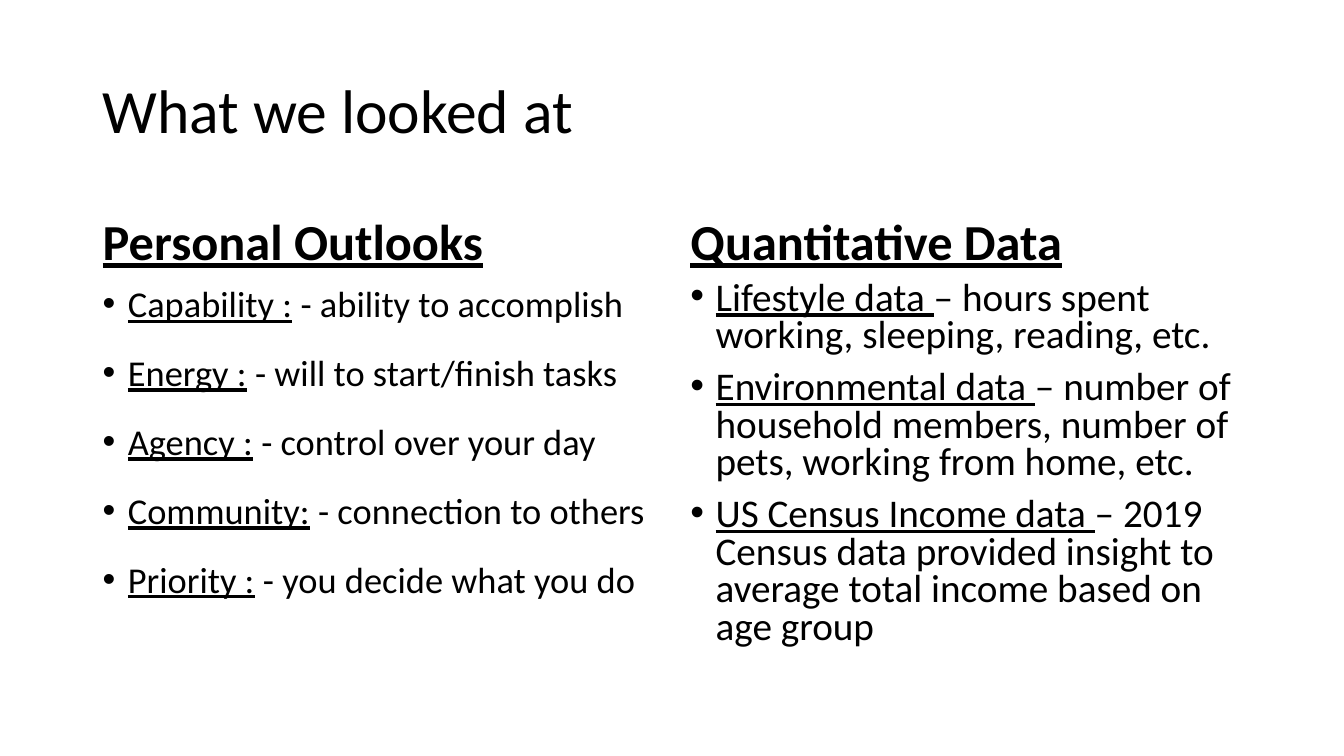
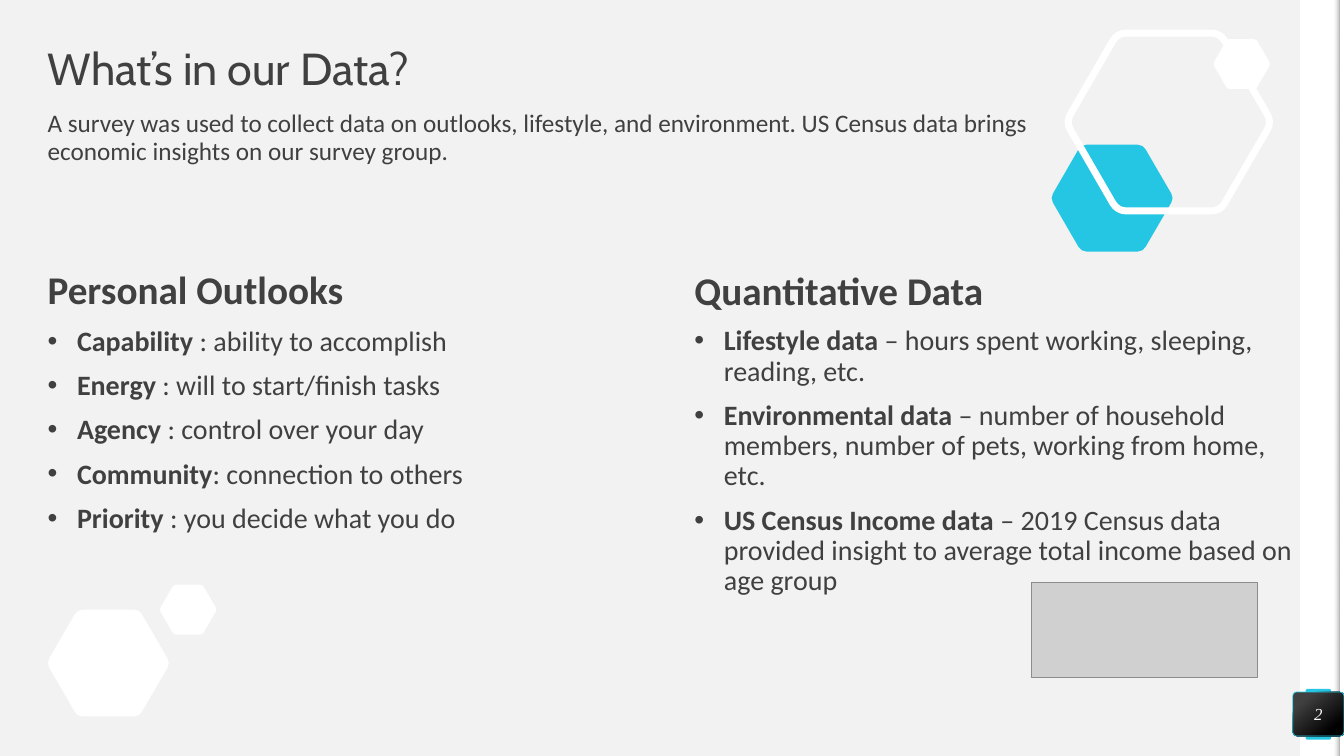
Before and after one commit to abrunlinger/Quarantine-Lifestyle-Analysis, a slide deck: slide 2 of Quarantine Survey Analysis.pptx. Drawn at 1344x756 pixels with LibreOffice and Linux fonts; fonts in the diff are those of the drawing; grey boxes stand for pictures. Boxes give left, top, right and bottom in pixels: in the first picture for what was removed or moved away, otherwise in the second. Text is boxed around its words. In the diff, an @@ line names an element or a change of style, - is before the commit and + after.

Commit message:
modified presentation to include Outlook definitions

```diff
--- a/Quarantine Survey Analysis.pptx
+++ b/Quarantine Survey Analysis.pptx
@@ background #FFFFFF to #F2F2F2 @@
@@ rectangle added at (1301,0,1340,756), fill #FFFFFF @@
@@ rectangle added at (1334,1,1339,756), fill gradient #F2F2F2 to #A6A6A6 @@
@@ rectangle added at (1339,1,1344,756), fill #FFFFFF @@
@@ title added at (48,51,409,86), 32 pt, text #404040 @@
+What’s in our Data?
@@ freeform shape added at (1068,33,1270,211), outline #FFFFFF 5 pt @@
@@ text added at (48,114,1027,165), 18 pt, text #404040 @@
+A survey was used to collect data on outlooks, lifestyle, and environment. US Census data brings
+economic insights on our survey group.
@@ title removed at (103,90,573,134) @@
-What we looked at
@@ freeform shape added at (1052,145,1174,252), fill #25C6E3 @@
@@ text "Personal Outlooks": place and size @@
-text "Personal Outlooks" at (103,224,483,268)
+text "Personal Outlooks" at (48,276,343,305)
@@ text "Personal Outlooks" at (48,276,343,305): size 36 to 28 pt, text colour #000000 to #404040, underline off; vertical alignment bottom to top @@
@@ text "Quantitative Data" at (694,277,983,310): size 36 to 28 pt, text colour #000000 to #404040, underline off; vertical alignment bottom to top @@
@@ text "Quantitative Data": place and size @@
-text "Quantitative Data" at (690,224,1062,268)
+text "Quantitative Data" at (694,277,983,310)
@@ text "Lifestyle data – hours spent ...": place and size @@
-text "Lifestyle data – hours spent ..." at (716,283,1231,647)
+text "Lifestyle data – hours spent ..." at (724,330,1292,595)
@@ text "Lifestyle data – hours spent ..." at (724,330,1292,595): size 28 to 20 pt, text colour #000000 to #404040; bold on, underline off in "Lifestyle data", "Environmental data", "US Census Income data"; indent changed; line spacing 0.8 to 0.9 @@
@@ text at (77,331,463,533): text changed; size 26 to 20 pt; text colour #000000 to #404040 @@
-• Capability : - ability to accomplish
-• Energy : - will to start/finish tasks
-• Agency : - control over your day
-• Community: - connection to others
-• Priority : - you decide what you do
+• Capability : ability to accomplish
+• Energy : will to start/finish tasks
+• Agency : control over your day
+• Community: connection to others
+• Priority : you decide what you do
@@ freeform shape added at (160,585,217,634), fill #FFFFFF @@
@@ picture added at (1031,583,1258,679) @@
@@ page number added at (1294,692,1344,736), fill gradient #404040 to #000000, outline #25C6E3 0.5 pt, 12 pt, text #FFFFFF, italic @@
+2
@@ rounded rectangle added at (1306,690,1331,740), fill #25C6E3 @@
```
Also in this commit, not shown: 1 other slide changed, 8 slides added, 1 slide removed, 2 other files.
